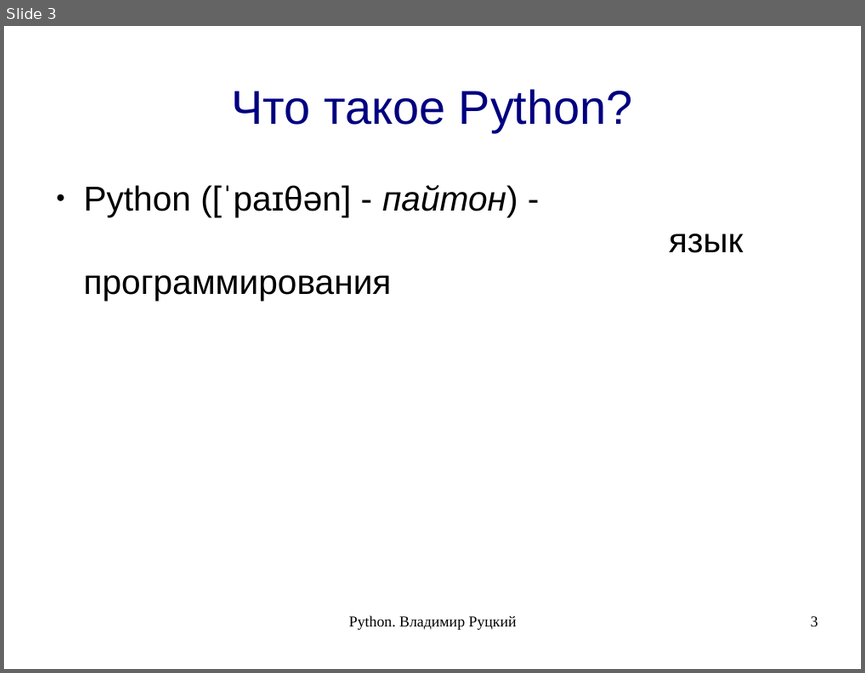
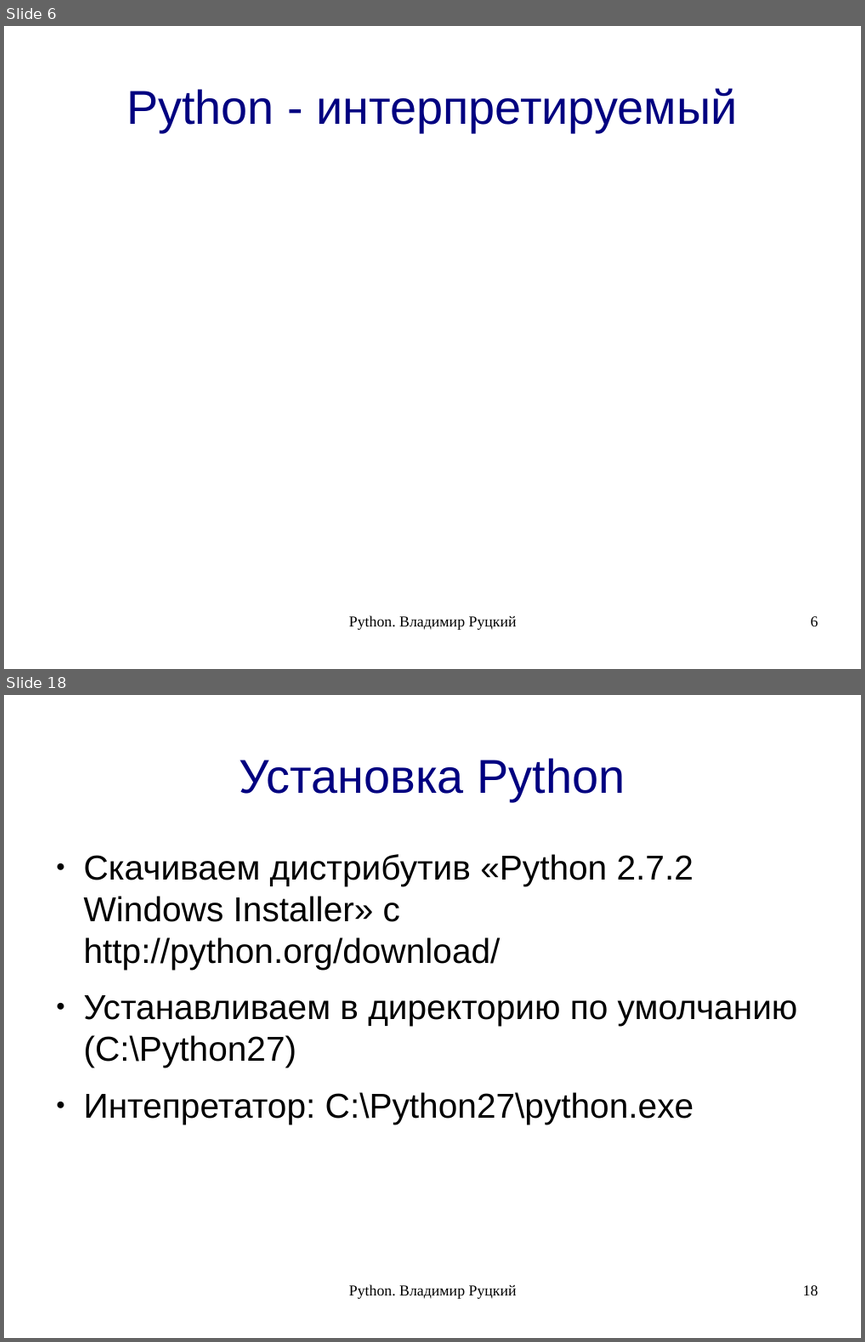
Before and after one commit to rutsky/python-course, a slide deck: 00_introduction.odp. Shown one above the other, each under a label of ours: slide 3 before the commit, slides 6 and 18 after it; the slides between them are not shown. The pictures are 865x673 and 865x1342 pixels, drawn with LibreOffice and Linux fonts; fonts in the diff are those of the drawing. Boxes give left, top, right and bottom in pixels: in the first picture for what was removed or moved away, otherwise in the second. Text is boxed around its words. In the diff, an @@ line names an element or a change of style, - is before the commit and + after.

```diff
--- a/00_introduction.odp
+++ b/00_introduction.odp
@@ slide 18 added at (x1=4, y1=695, x2=861, y2=1338), background #FFFFFF @@
@@ title added at (x1=239, y1=758, x2=624, y2=801), 44 pt, text #000080 @@
+Установка Python
@@ text added at (x1=84, y1=854, x2=798, y2=1124), 32 pt, text #000000 @@
+● Скачиваем дистрибутив «Python 2.7.2 Windows Installer» с http://python.org/download/
+● Устанавливаем в директорию по умолчанию (C:\Python27)
+● Интепретатор: C:\Python27\python.exe
@@ text added at (x1=349, y1=1284, x2=517, y2=1299), 14 pt, text #000000 @@
+Python. Владимир Руцкий
@@ page number added at (x1=803, y1=1285, x2=818, y2=1295), 14 pt, text #000000 @@
+18
@@ what was slide 3 is now slide 6 @@
@@ slide 6 changed as well @@
@@ title at (x1=126, y1=88, x2=738, y2=132): text changed @@
-Что такое Python?
+Python - интерпретируемый
@@ text removed at (x1=84, y1=185, x2=744, y2=300) @@
-● Python ([ˈpaɪθən] - пайтон) -
-  язык программирования
@@ page number at (x1=811, y1=616, x2=818, y2=626): text changed @@
-3
+6
```
Also in this commit, not shown: 2 other slides changed, 18 other slides added, 1 other file.
